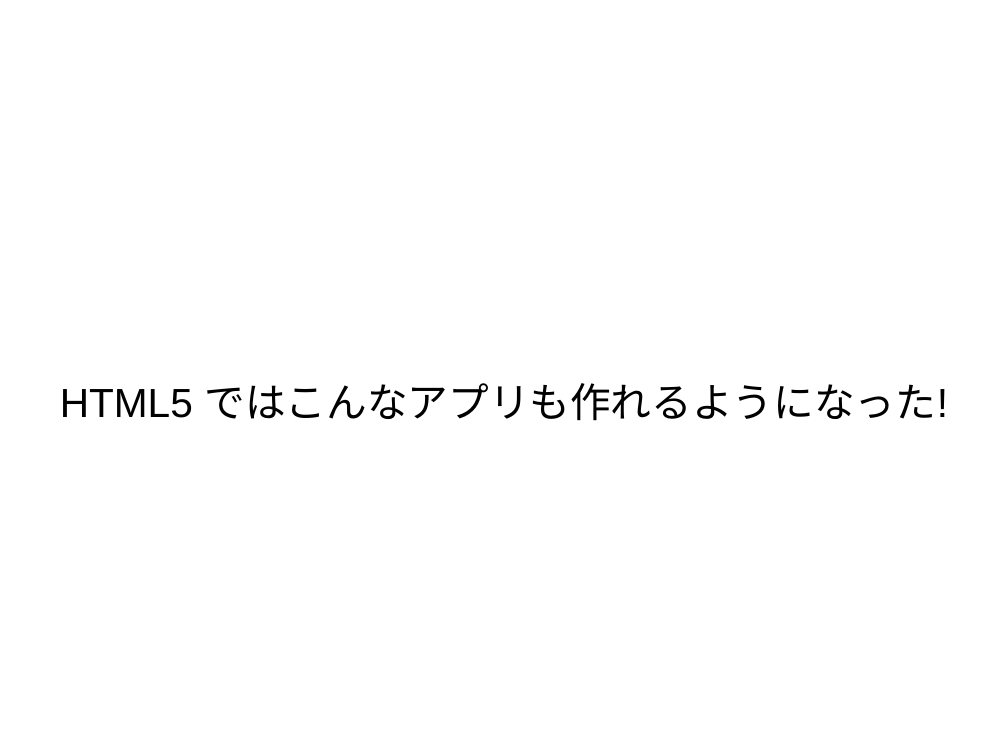
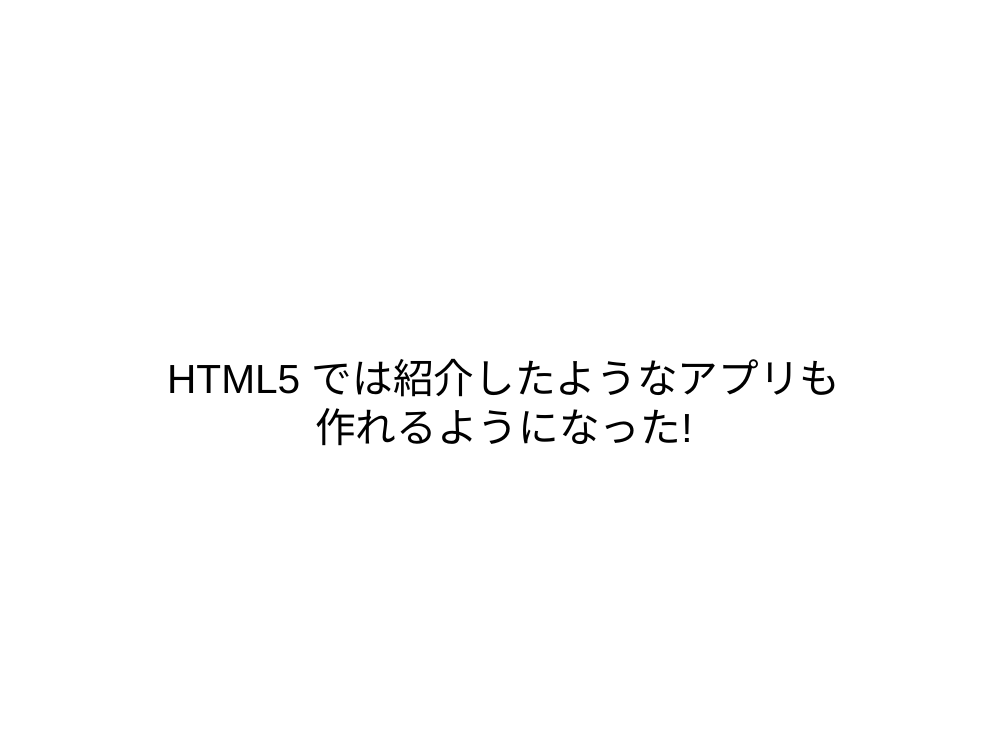
Before and after one commit to masakura/slides, a slide deck: slide 31 of html5jk#1/slide1.odp (slide 27 before the commit). Drawn at 1008x756 pixels with LibreOffice and Linux fonts; fonts in the diff are those of the drawing; background and template pictures are left out. Boxes give left, top, right and bottom in pixels: in the first picture for what was removed or moved away, otherwise in the second. Text is boxed around its words. In the diff, an @@ line names an element or a change of style, - is before the commit and + after.

Commit message:
HTML5 のスライドを分かりやすく

```diff
--- a/html5jk#1/slide1.odp
+++ b/html5jk#1/slide1.odp
@@ subtitle at [167, 358, 840, 446]: text changed @@
-HTML5 ではこんなアプリも作れるようになった!
+HTML5 では紹介したようなアプリも
+作れるようになった!
```
Also in this commit, not shown: 13 other slides changed, 7 slides added, 1 slide removed.
